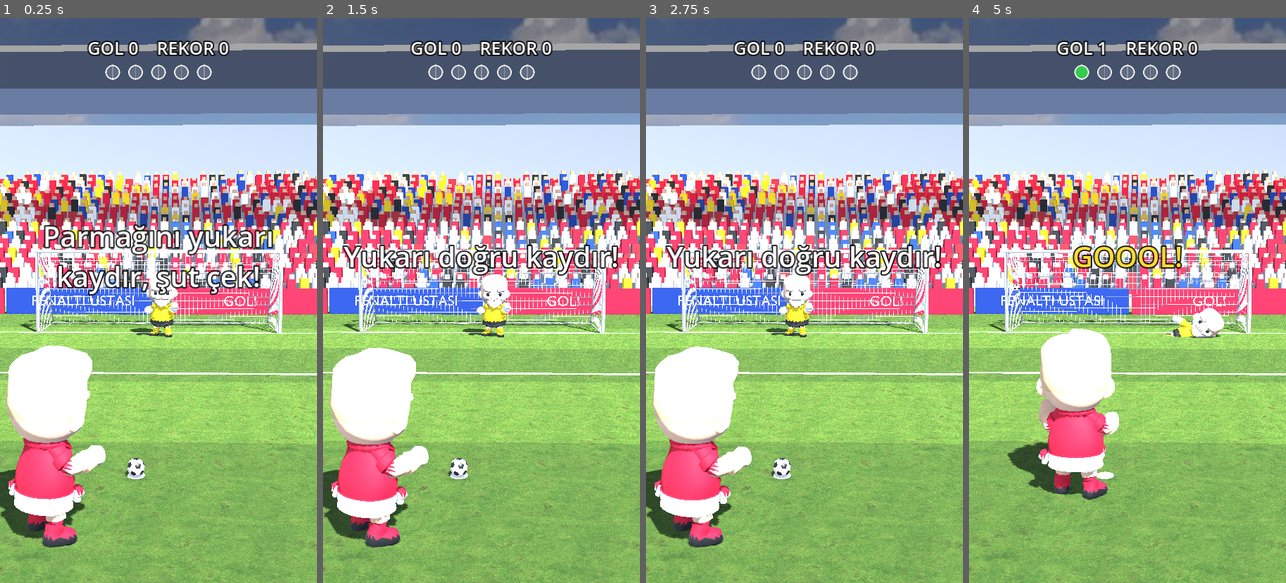
Above: before the commit, frames 1-4 (left to right).
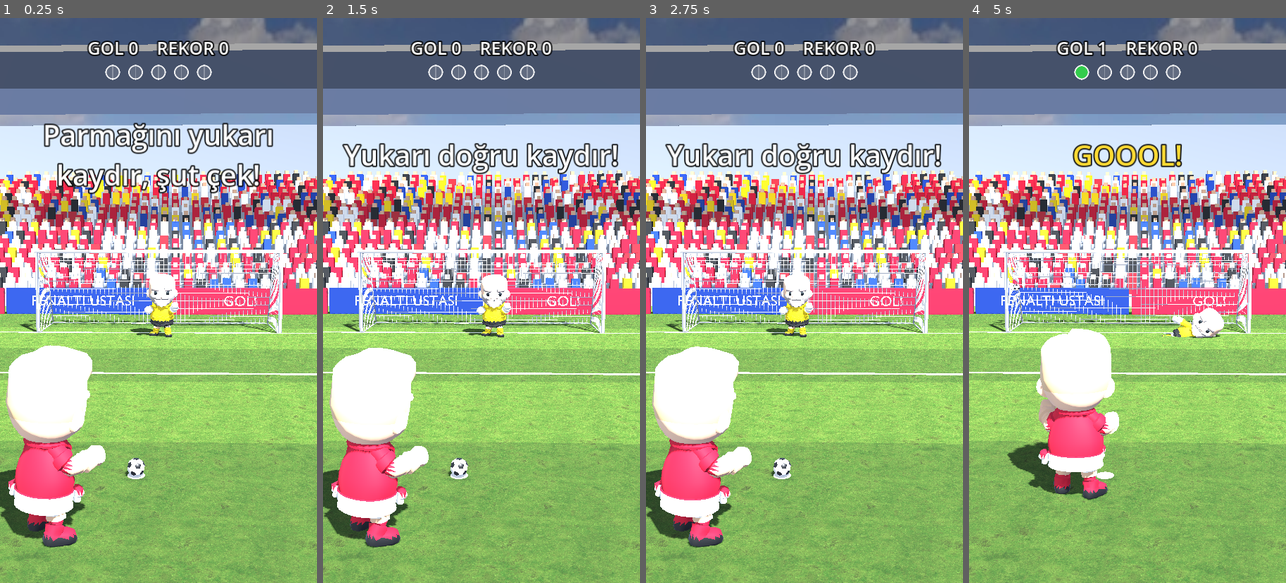
Above: after the commit, the same moments.

Repository: malisah61/unity-oyun
Game: Godot game, scene res://main.tscn
Same seed, same stepped clock (60 frames per second), same inputs: the game is played once before the commit and once after it.
Inputs (mouse positions are in pixels of both pictures, inside the frame that each line leads up to):
- Up to frame 1 (0.25 s): no input
- Up to frame 2 (1.5 s): move the mouse to (551, 272) at 0.52 s; click (551, 272) at 0.67 s; drag from (418, 328) to (465, 413) at 1.27 s
- Up to frame 3 (2.75 s): move the mouse to (836, 176) at 2.02 s; click (836, 176) at 2.17 s
- Up to frame 4 (5 s): drag from (1111, 413) to (1032, 215) at 2.77 s; move the mouse to (1222, 385) at 3.52 s; click (1222, 385) at 3.67 s; drag from (1032, 215) to (1079, 159) at 4.27 s

The runs differ from the first frame. In frame 1, 7.1% of the frame differs, in the area x 13-87%, y 18-50%; in frame 2, 4.4%; in frame 3, 4.4%; in frame 4, 2.0%.

Commit message:
Mesajlar kaleyi kapatmasın diye üste alındı
Co-Authored-By: Claude Opus 5.5 <noreply@anthropic.com>
Claude-Session: https://claude.ai/code/session_01YPoiBXdns49t1yMi9hBNLc

Diff:
--- a/main.gd
+++ b/main.gd
@@ -469,8 +469,11 @@
 
 	mesaj_etiket = Label.new()
 	katman.add_child(mesaj_etiket)
-	mesaj_etiket.set_anchors_and_offsets_preset(Control.PRESET_FULL_RECT)
-	mesaj_etiket.offset_bottom = -200
+	mesaj_etiket.set_anchors_and_offsets_preset(Control.PRESET_TOP_WIDE)
+	mesaj_etiket.offset_top = ust_bosluk + 120
+	mesaj_etiket.offset_bottom = ust_bosluk + 420
+	mesaj_etiket.offset_left = 30
+	mesaj_etiket.offset_right = -30
 	mesaj_etiket.horizontal_alignment = HORIZONTAL_ALIGNMENT_CENTER
 	mesaj_etiket.vertical_alignment = VERTICAL_ALIGNMENT_CENTER
 	mesaj_etiket.autowrap_mode = TextServer.AUTOWRAP_WORD_SMART
